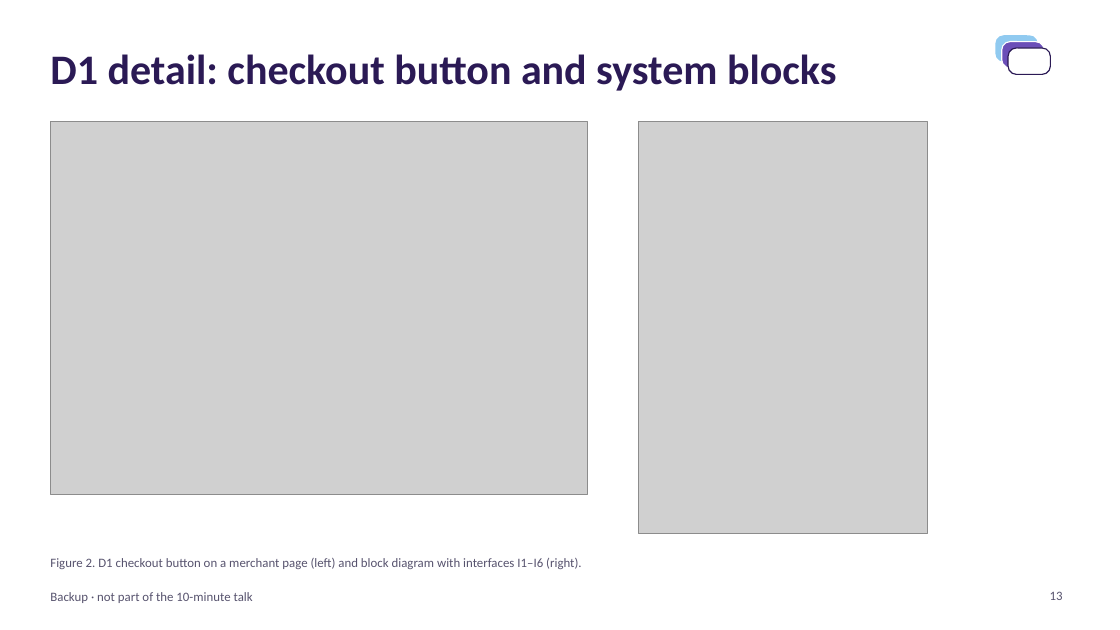
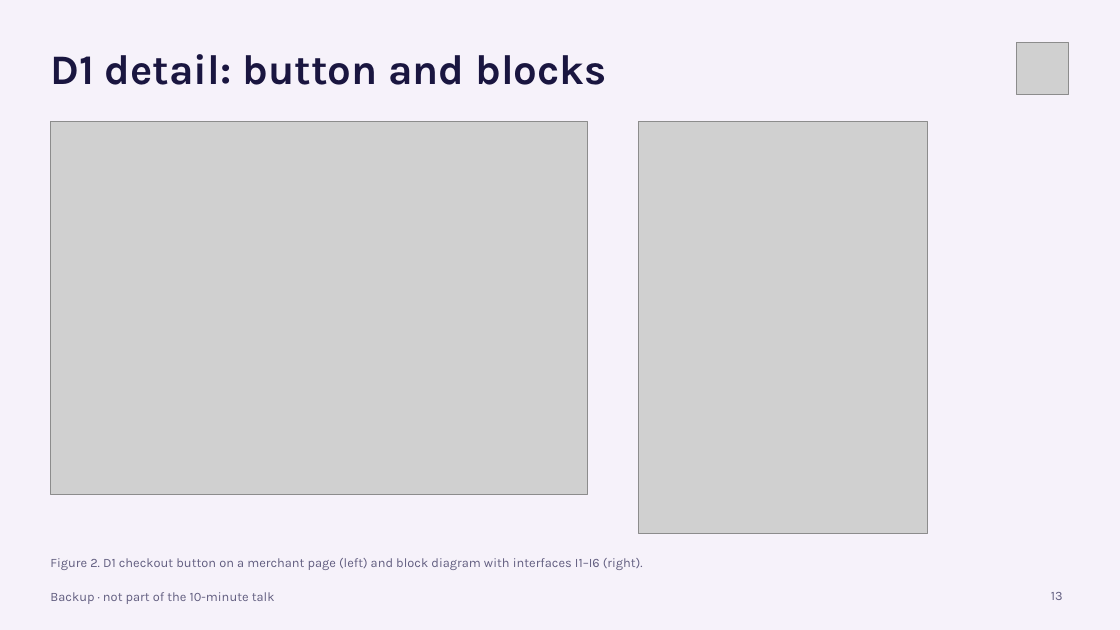
Before and after one commit to Maya2234/capstone, a slide deck: slide 13 of Presentation/CardStack_Design_Presentation_Draft.pptx. Drawn at 1120x630 pixels with LibreOffice and Linux fonts; fonts in the diff are those of the drawing; grey boxes stand for pictures. Boxes give left, top, right and bottom in pixels: in the first picture for what was removed or moved away, otherwise in the second. Text is boxed around its words. In the diff, an @@ line names an element or a change of style, - is before the commit and + after.

```diff
--- a/Presentation/CardStack_Design_Presentation_Draft.pptx
+++ b/Presentation/CardStack_Design_Presentation_Draft.pptx
@@ background #FFFFFF to #F6F2FA @@
@@ title at bbox=[50, 54, 607, 85]: text changed; font Calibri to Karla; text colour #2B1A55 to #1A1640 @@
-D1 detail: checkout button and system blocks
+D1 detail: button and blocks
@@ rounded rectangle removed at bbox=[996, 35, 1038, 62] @@
@@ rounded rectangle removed at bbox=[1002, 42, 1044, 69] @@
@@ rounded rectangle removed at bbox=[1008, 48, 1050, 75] @@
@@ picture added at bbox=[1017, 42, 1069, 94] @@
@@ font Calibri to Karla, text colour #57536E to #625E80 in 3 elements at bbox=[50, 592, 275, 604], bbox=[50, 558, 643, 570], bbox=[1051, 592, 1063, 600] @@
```
Also in this commit, not shown: 15 other slides changed, 1 other file.
